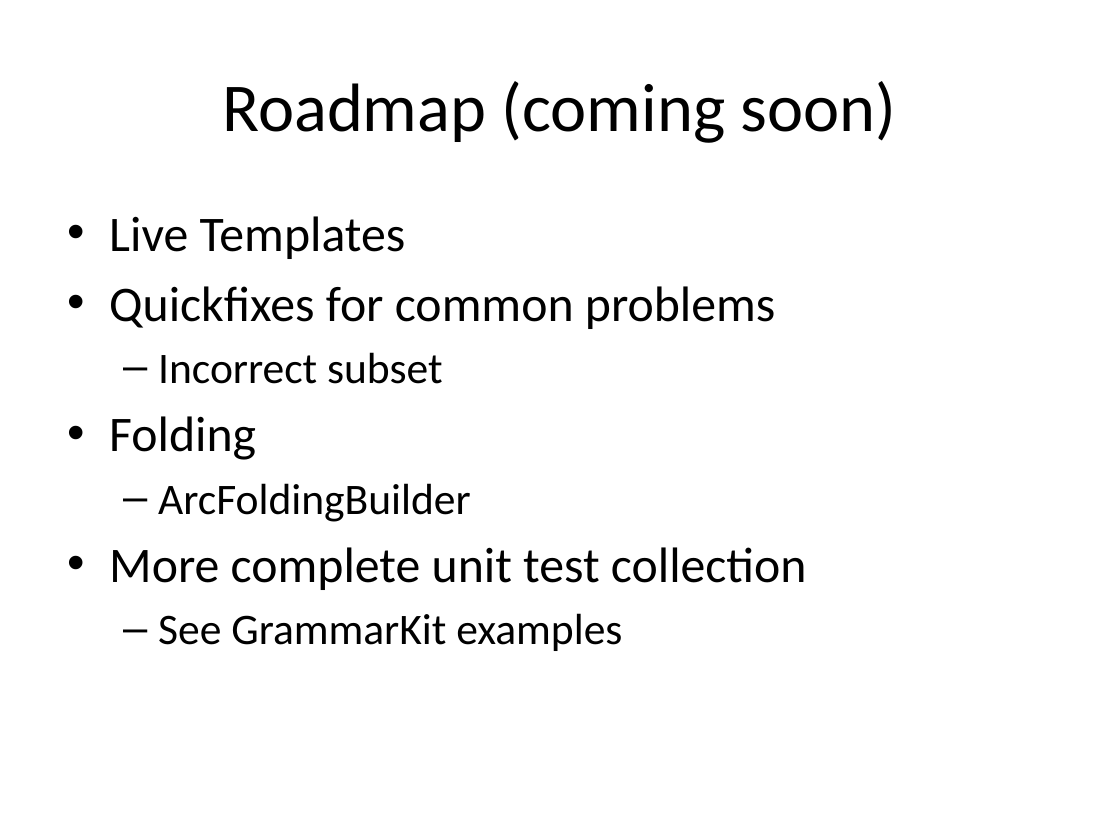
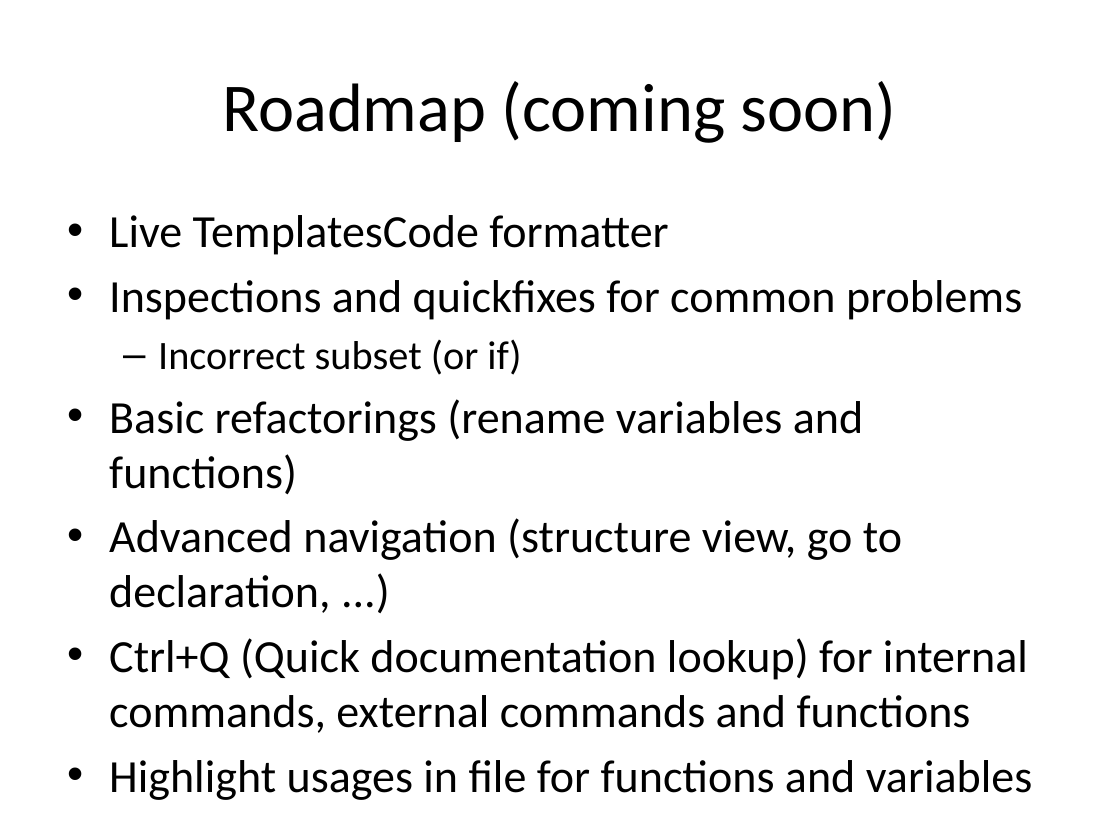
Before and after one commit to holgerbrandl/r4intellij, a slide deck: slide 3 of R4Intellij.pptx (slide 2 before the commit). Drawn at 1120x840 pixels with LibreOffice and Linux fonts; fonts in the diff are those of the drawing. Boxes give left, top, right and bottom in pixels: in the first picture for what was removed or moved away, otherwise in the second. Text is boxed around its words. In the diff, an @@ line names an element or a change of style, - is before the commit and + after.

```diff
--- a/R4Intellij.pptx
+++ b/R4Intellij.pptx
@@ text at box(109, 215, 1032, 800): text changed; size 32 to 29.6 pt @@
-• Live Templates
-• Quickfixes for common problems
-  – Incorrect subset
-• Folding
-  – ArcFoldingBuilder
-• More complete unit test collection
-  – See GrammarKit examples
+• Live TemplatesCode formatter
+• Inspections and quickfixes for common problems
+  – Incorrect subset (or if)
+• Basic refactorings (rename variables and functions)
+• Advanced navigation (structure view, go to declaration, ...)
+• Ctrl+Q (Quick documentation lookup) for internal commands, external commands and functions
+• Highlight usages in file for functions and variables
```
Also in this commit, not shown: 1 other slide changed, 1 slide added, 7 other files.
